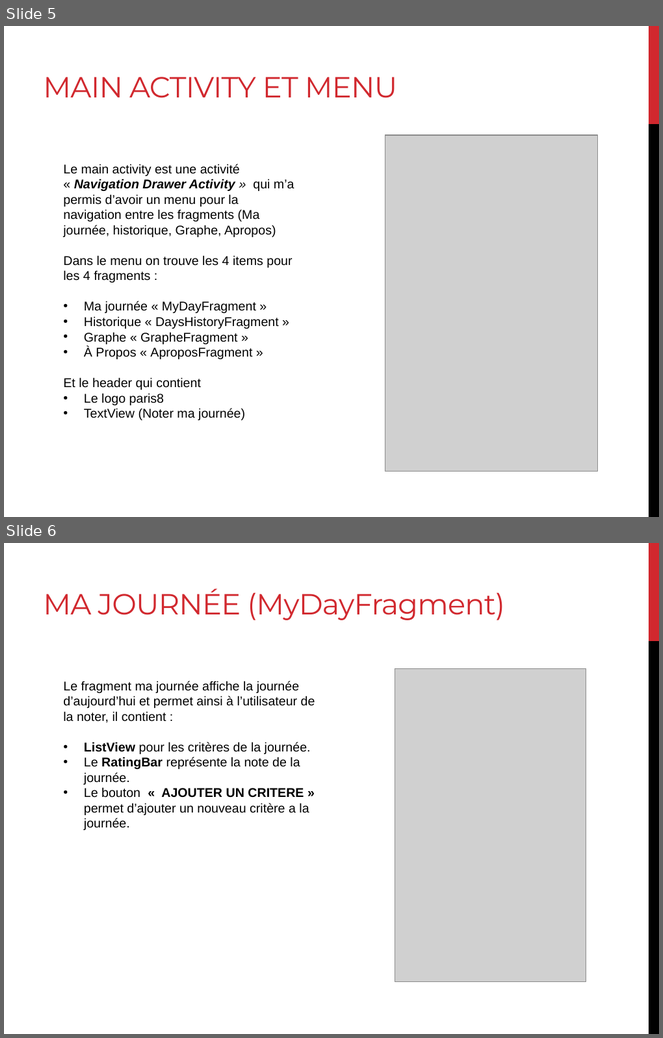
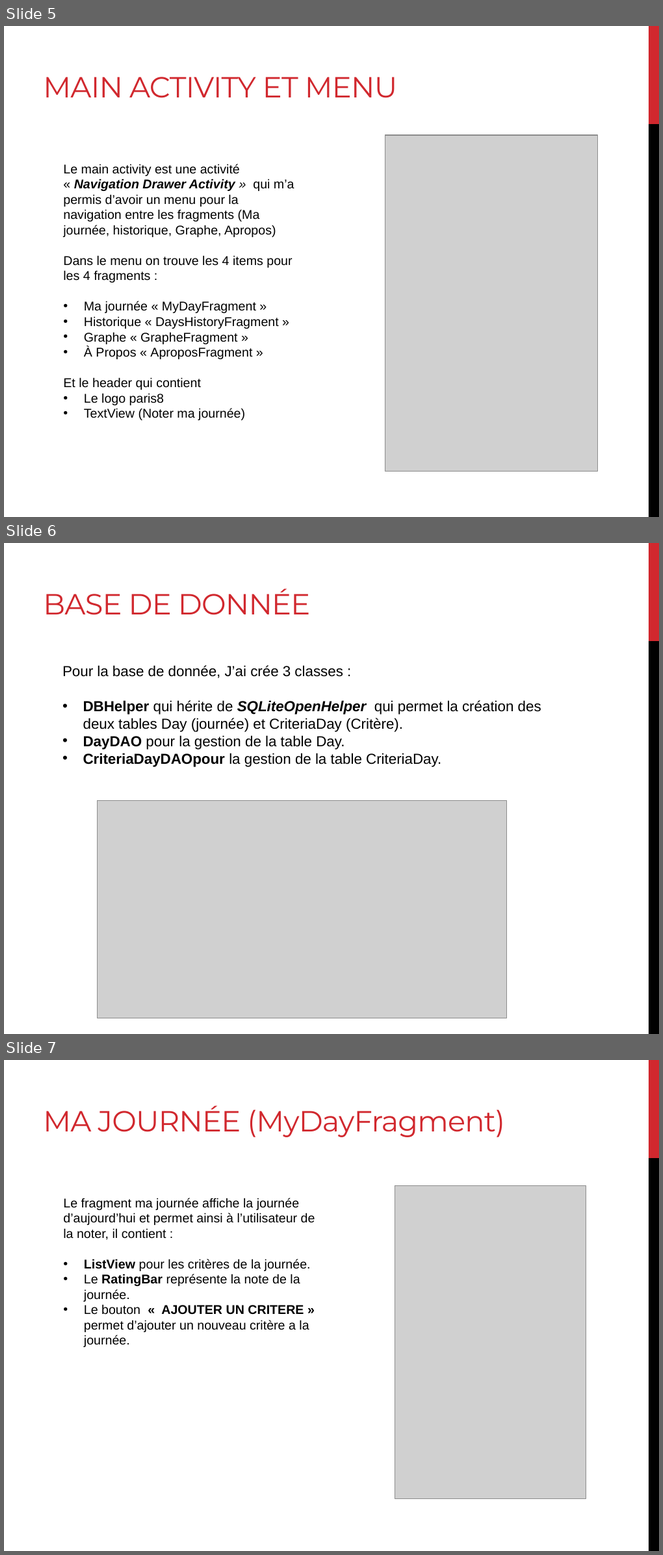
Before and after one commit to CASMAKOUAOUCI/NoteMyDay, a slide deck: Diapo.pptx. Shown one above the other, each under a label of ours: slides 5 and 6 before the commit, slides 5, 6 and 7 after it. The pictures are 663x1038 and 663x1555 pixels, drawn with LibreOffice and Linux fonts; fonts in the diff are those of the drawing; grey boxes stand for pictures. Boxes give left, top, right and bottom in pixels: in the first picture for what was removed or moved away, otherwise in the second. Text is boxed around its words. In the diff, an @@ line names an element or a change of style, - is before the commit and + after.

Commit message:
modification diapo

```diff
--- a/Diapo.pptx
+++ b/Diapo.pptx
@@ slide 6 added at box(4, 543, 659, 1034), background #FFFFFF; not listed: 2 template elements that a slide beside it also shows @@
@@ title added at box(43, 589, 310, 615), 32 pt, text #D1282E @@
+BASE DE DONNÉE
@@ text added at box(62, 665, 542, 767), 16 pt, text #000000 @@
+Pour la base de donnée, J’ai crée 3 classes :
+• DBHelper qui hérite de SQLiteOpenHelper qui permet la création des deux tables Day (journée) et CriteriaDay (Critère).
+• DayDAO pour la gestion de la table Day.
+• CriteriaDayDAOpour la gestion de la table CriteriaDay.
@@ picture added at box(97, 800, 506, 1018) @@
@@ what was slide 6 is now slide 7 @@
```
